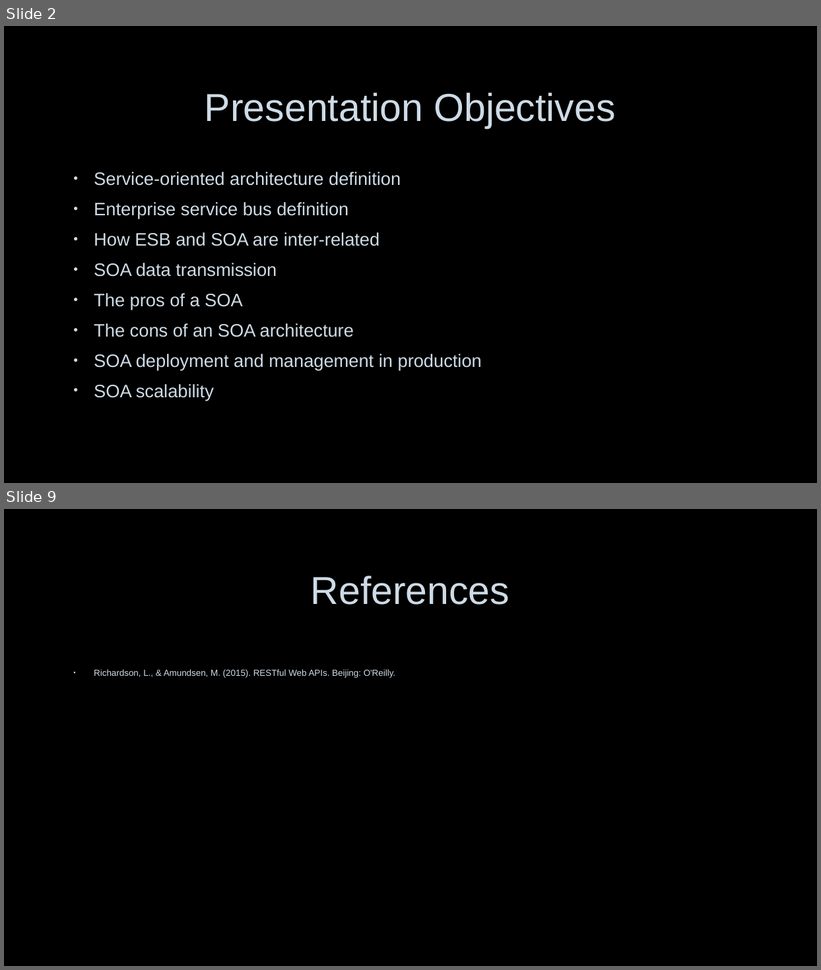
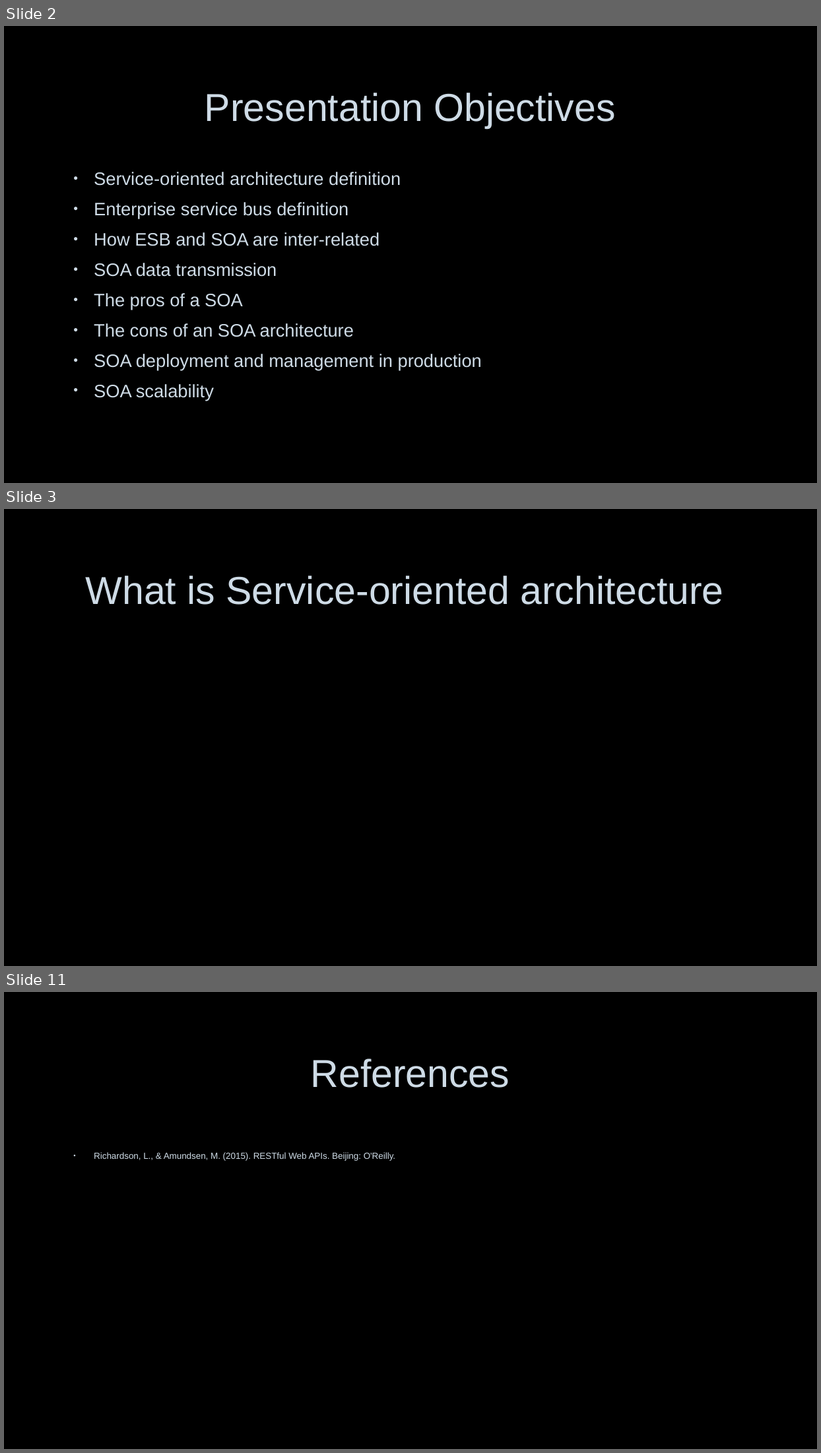
Before and after one commit to nerdommicro/WEB-420, a slide deck: week7-and-group_project/nesbitt-week7.pptx. Shown one above the other, each under a label of ours: slides 2 and 9 before the commit, slides 2, 3 and 11 after it; the slides between them are not shown. The pictures are 821x970 and 821x1453 pixels, drawn with LibreOffice and Linux fonts; fonts in the diff are those of the drawing; background and template pictures are left out. Boxes give left, top, right and bottom in pixels: in the first picture for what was removed or moved away, otherwise in the second. Text is boxed around its words. In the diff, an @@ line names an element or a change of style, - is before the commit and + after.

```diff
--- a/week7-and-group_project/nesbitt-week7.pptx
+++ b/week7-and-group_project/nesbitt-week7.pptx
@@ slide 3 added at bbox=[4, 509, 817, 966], background picture (left out) @@
@@ title added at bbox=[86, 576, 723, 605], 46 pt, text #CEDBE6 @@
+What is Service-oriented architecture
@@ what was slide 9 is now slide 11 @@
```
Also in this commit, not shown: 7 other slides added, 6 slides removed, 1 other file.
